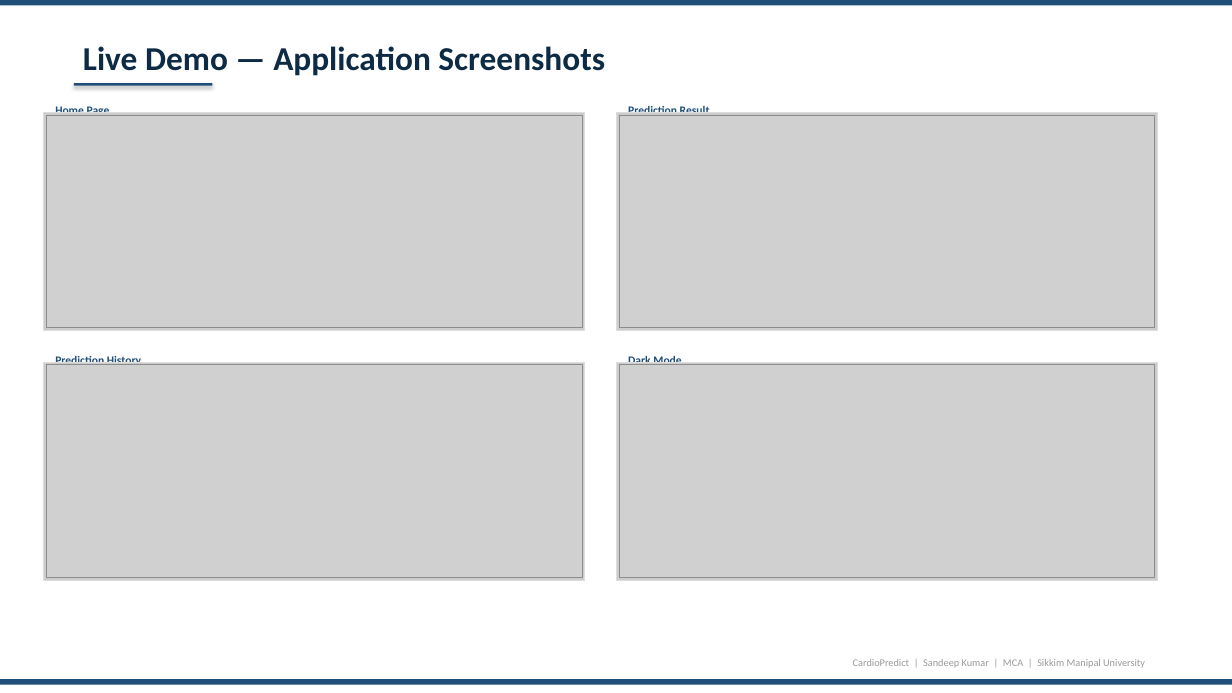
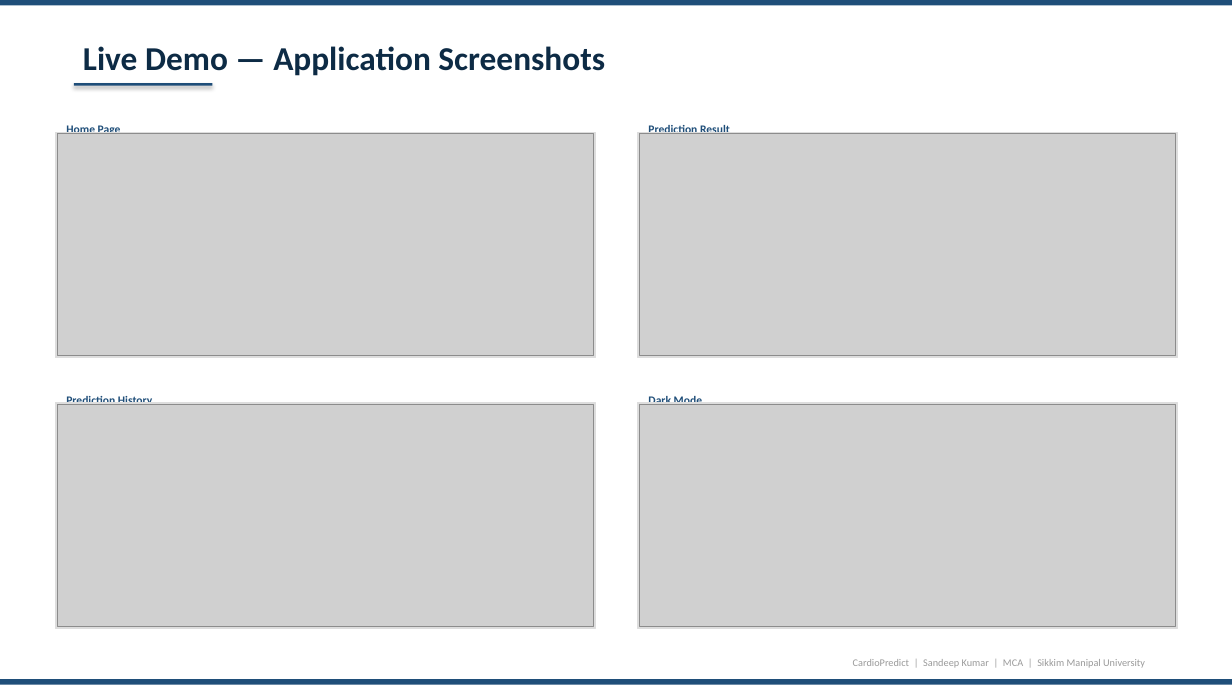
Before and after one commit to sandeeep-kr/HeartDiseaseProject, a slide deck: slide 12 of CardioPredict_Presentation.pptx. Drawn at 1232x693 pixels with LibreOffice and Linux fonts; fonts in the diff are those of the drawing; grey boxes stand for pictures. Boxes give left, top, right and bottom in pixels: in the first picture for what was removed or moved away, otherwise in the second. Text is boxed around its words. In the diff, an @@ line names an element or a change of style, - is before the commit and + after.

Commit message:
Fix Live Demo slide screenshot alignment - centered 2x2 grid

```diff
--- a/CardioPredict_Presentation.pptx
+++ b/CardioPredict_Presentation.pptx
@@ text "Home Page": place and size @@
-text "Home Page" at (55,105,110,116)
+text "Home Page" at (66,123,121,134)
@@ text "Prediction Result": place and size @@
-text "Prediction Result" at (628,105,710,116)
+text "Prediction Result" at (648,123,730,134)
@@ rectangle: place and size @@
-rectangle at (43,113,585,331)
+rectangle at (55,132,595,358)
@@ picture: place and size @@
-picture at (46,116,582,328)
+picture at (57,134,593,356)
@@ rectangle: place and size @@
-rectangle at (616,113,1158,331)
+rectangle at (638,132,1177,358)
@@ picture: place and size @@
-picture at (619,116,1155,328)
+picture at (640,134,1176,356)
@@ text "Prediction History": place and size @@
-text "Prediction History" at (55,354,141,365)
+text "Prediction History" at (66,396,152,405)
@@ text "Dark Mode": place and size @@
-text "Dark Mode" at (628,354,681,365)
+text "Dark Mode" at (648,394,702,405)
@@ rectangle: place and size @@
-rectangle at (43,362,585,580)
+rectangle at (55,403,595,628)
@@ picture: place and size @@
-picture at (46,365,582,578)
+picture at (57,405,593,627)
@@ fill #CCCCCC to #DDDDDD in 4 elements at (55,132,595,358), (638,132,1177,358), (55,403,595,628), (638,403,1177,628) @@
@@ rectangle: place and size @@
-rectangle at (616,362,1158,580)
+rectangle at (638,403,1177,628)
@@ picture: place and size @@
-picture at (619,365,1155,578)
+picture at (640,405,1176,627)
```
